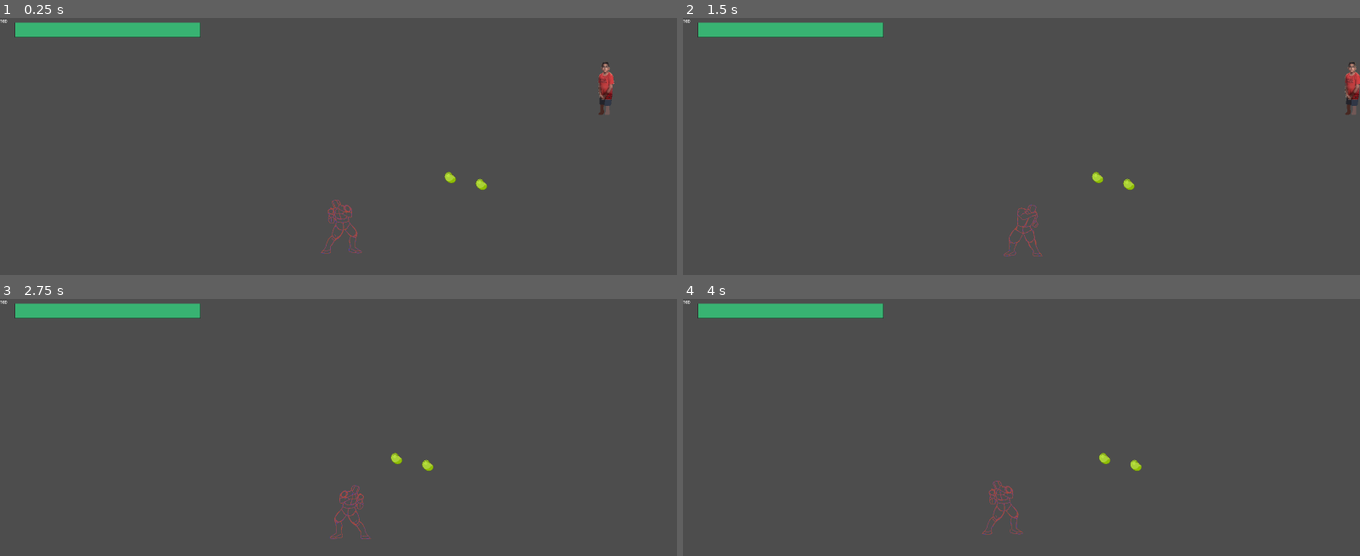
Above: before the commit, frames 1-4 (two rows, left to right).
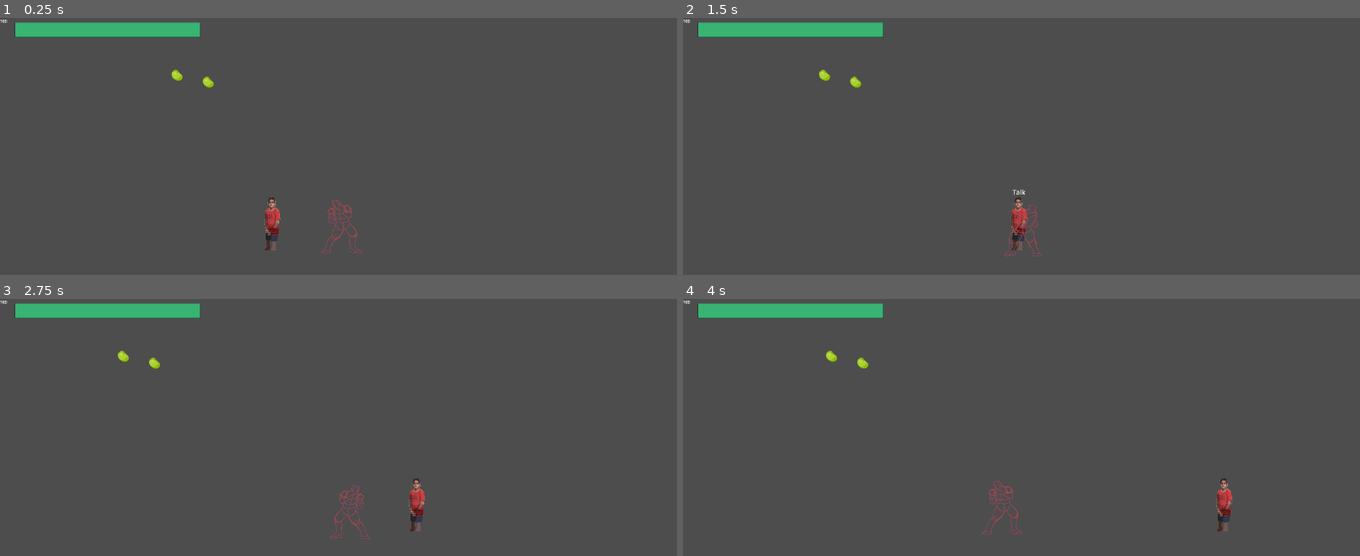
Above: after the commit, the same moments.

Repository: SanudaRanawaka/topdown
Game: Godot game, scene res://Levels/test_level.tscn
The game is run twice, just before and just after one commit, with the same random seed, the same clock (stepped at 60 frames per second) and the same inputs.
Inputs (mouse positions are in pixels of both pictures, inside the frame that each line leads up to):
- Up to frame 1 (0.25 s): no input
- Up to frame 2 (1.5 s): tap Enter (ui_accept) at 0.5, 0.77 s; move the mouse to (1170, 208) at 0.52 s; hold D (move_right) 0.53-1.25 s; hold C (interact) 0.53-1.25 s; click (1170, 208) at 0.67 s; drag from (886, 249) to (1062, 218) at 1.27 s
- Up to frame 3 (2.75 s): move the mouse to (406, 417) at 2.02 s; hold D (move_right) from 2.03 s (still down); hold C (interact) from 2.03 s (still down); click (406, 417) at 2.1 s
- Up to frame 4 (4 s): release D (move_right) at 2.75 s; release C (interact) at 2.75 s; drag from (outside the picture) to (1041, 514) at 2.77 s; move the mouse to (outside the picture) at 3.52 s; hold A (move_left) from 3.53 s (still down); hold C (interact) from 3.53 s (still down); tap Enter (ui_accept) at 3.77 s

The runs differ from the first frame. In frame 1, 0.9% of the frame differs, in the area x 25-91%, y 17-91%; in frame 2, 0.8%; in frame 3, 0.5%; in frame 4, 0.5%.

Commit message:
interact highlight works with npcs too FIX NPC MOVEMENT, position gets added so no collisions i think

Diff:
--- a/Characters/Utilities/Hurtbox.gd
+++ b/Characters/Utilities/Hurtbox.gd
@@ -1,6 +1,11 @@
 extends Area2D
 signal took_damage(amount, knockback)
+signal become_highlighted(indicator)
 
 func take_damage(amount, knockback):
 	#print(knockback)
 	emit_signal("took_damage", amount, knockback)
+
+func call_highlight(indicator):
+	emit_signal("become_highlighted", indicator)
+	print("npc highlight")
--- a/Characters/Utilities/hurtbox.tscn
+++ b/Characters/Utilities/hurtbox.tscn
@@ -1,15 +1,8 @@
-[gd_scene load_steps=3 format=3 uid="uid://bqeh5nirfa15c"]
+[gd_scene load_steps=2 format=3 uid="uid://bqeh5nirfa15c"]
 
 [ext_resource type="Script" path="res://Characters/Utilities/Hurtbox.gd" id="1_h3eyw"]
-
-[sub_resource type="RectangleShape2D" id="RectangleShape2D_io4x1"]
-size = Vector2(311, 740)
 
 [node name="Hurtbox" type="Area2D"]
 collision_layer = 4
 monitoring = false
 script = ExtResource("1_h3eyw")
-
-[node name="HurtBox" type="CollisionShape2D" parent="."]
-position = Vector2(113.5, 52)
-shape = SubResource("RectangleShape2D_io4x1")
--- a/Characters/enemy.tscn
+++ b/Characters/enemy.tscn
@@ -221,11 +221,13 @@
 [sub_resource type="RectangleShape2D" id="RectangleShape2D_432rr"]
 size = Vector2(7897, 6964)
 
+[sub_resource type="RectangleShape2D" id="RectangleShape2D_fmchw"]
+size = Vector2(394, 790)
+
 [sub_resource type="CircleShape2D" id="CircleShape2D_nbb00"]
 radius = 117.29
 
 [node name="Enemy" type="CharacterBody2D"]
-scale = Vector2(0.5, 0.5)
 collision_layer = 2
 collision_mask = 2
 script = ExtResource("1_2g0ci")
@@ -274,6 +276,10 @@
 [node name="Hurtbox" parent="." groups=["Enemy"] instance=ExtResource("4_txg47")]
 collision_layer = 32
 
+[node name="CollisionShape2D" type="CollisionShape2D" parent="Hurtbox"]
+position = Vector2(135, 59)
+shape = SubResource("RectangleShape2D_fmchw")
+
 [node name="CollisionShape2D" type="CollisionShape2D" parent="."]
 position = Vector2(105, 13)
 shape = SubResource("CircleShape2D_nbb00")
--- a/Characters/npc_gen.tscn
+++ b/Characters/npc_gen.tscn
@@ -6,25 +6,38 @@
 
 [sub_resource type="RectangleShape2D" id="RectangleShape2D_ap274"]
 
+[sub_resource type="RectangleShape2D" id="RectangleShape2D_q4u1a"]
+size = Vector2(9.83333, 28.6667)
+
 [node name="NPC_Gen" type="CharacterBody2D"]
+collision_layer = 2
+collision_mask = 2
 script = ExtResource("1_4g0bm")
 
 [node name="Sprite2D" type="Sprite2D" parent="."]
+scale = Vector2(0.1, 0.1)
 texture = ExtResource("2_gyl7q")
+
+[node name="CollisionShape2D" type="CollisionShape2D" parent="."]
+shape = SubResource("RectangleShape2D_ap274")
 
 [node name="Timer" type="Timer" parent="."]
 
 [node name="Hurtbox" parent="." instance=ExtResource("3_te3q6")]
 position = Vector2(-93, -40)
+collision_layer = 6
 
-[node name="CollisionShape2D" type="CollisionShape2D" parent="."]
-scale = Vector2(10, 10)
-shape = SubResource("RectangleShape2D_ap274")
+[node name="CollisionShape2D" type="CollisionShape2D" parent="Hurtbox"]
+position = Vector2(93.25, 49)
+scale = Vector2(3, 3)
+shape = SubResource("RectangleShape2D_q4u1a")
 
 [node name="Label" type="Label" parent="."]
-offset_left = -66.0
-offset_top = -573.0
-offset_right = 82.0
-offset_bottom = -461.0
-theme_override_font_sizes/font_size = 74
+offset_left = -10.0
+offset_top = -67.0
+offset_right = 14.0
+offset_bottom = -49.0
+theme_override_font_sizes/font_size = 12
 text = "Talk"
+
+[connection signal="become_highlighted" from="Hurtbox" to="." method="_on_hurtbox_become_highlighted"]
--- a/Characters/player.gd
+++ b/Characters/player.gd
@@ -77,6 +77,7 @@
 		use_move(0)
 	if interact_detect.interact_list != []:
 		highlight_interact()
+	print(nearest_item_test)
 
 #copy pasting probably a better way
 func attack_combo():
@@ -194,7 +195,9 @@
 	nearest_item_test.call_highlight(true)
 
 
-
 func _on_interact_detect_no_interact():
 	nearest_item_test.call_highlight(false)
 	nearest_item_test = null
+
+#func interact(interactable):
+#
--- a/Characters/player.tscn
+++ b/Characters/player.tscn
@@ -1093,6 +1093,9 @@
 [sub_resource type="RectangleShape2D" id="RectangleShape2D_ngilh"]
 size = Vector2(200, 186.001)
 
+[sub_resource type="RectangleShape2D" id="RectangleShape2D_wdvkf"]
+size = Vector2(59.2, 124)
+
 [sub_resource type="RectangleShape2D" id="RectangleShape2D_khwh8"]
 
 [node name="Player" type="CharacterBody2D" groups=["Player"]]
@@ -1160,6 +1163,11 @@
 collision_layer = 16
 collision_mask = 4
 
+[node name="CollisionShape2D" type="CollisionShape2D" parent="Hurtbox"]
+position = Vector2(68, -9.99999)
+scale = Vector2(5, 5)
+shape = SubResource("RectangleShape2D_wdvkf")
+
 [node name="InteractDetect" type="Area2D" parent="."]
 position = Vector2(-20, 0)
 scale = Vector2(0.5, 0.5)
--- a/Levels/test_level.tscn
+++ b/Levels/test_level.tscn
@@ -8,6 +8,7 @@
 [ext_resource type="PackedScene" uid="uid://biqf5rtvofb01" path="res://card.tscn" id="7_ghcf8"]
 [ext_resource type="PackedScene" uid="uid://1y62i7xh4k2l" path="res://Levels/konoha.tscn" id="8_e22cp"]
 [ext_resource type="PackedScene" uid="uid://ddhfoig5hd3sc" path="res://Items/itemdrop.tscn" id="8_ltl5e"]
+[ext_resource type="PackedScene" uid="uid://cb7hd0rjap887" path="res://Characters/npc_gen.tscn" id="9_gjt8u"]
 
 [node name="TestLevel" type="Node2D" node_paths=PackedStringArray("player", "ui")]
 script = ExtResource("1_357ew")
@@ -16,7 +17,7 @@
 
 [node name="Player" parent="." instance=ExtResource("1_xfni2")]
 z_index = 2
-position = Vector2(-966, 1373)
+position = Vector2(67, 1760)
 
 [node name="Enemy" parent="." instance=ExtResource("2_hsetq")]
 z_index = 1
@@ -26,6 +27,7 @@
 [node name="UI" parent="." instance=ExtResource("5_7l7k0")]
 
 [node name="NPC" parent="." instance=ExtResource("6_7dl6h")]
+visible = false
 z_index = 1
 position = Vector2(-33, 837)
 
@@ -42,3 +44,7 @@
 
 [node name="itemdrop2" parent="." instance=ExtResource("8_ltl5e")]
 position = Vector2(-426, 1205)
+
+[node name="NPC_Gen" parent="." instance=ExtResource("9_gjt8u")]
+position = Vector2(-262, 1737)
+scale = Vector2(2, 2)
--- a/NPC_gen.gd
+++ b/NPC_gen.gd
@@ -68,6 +68,8 @@
 	if !is_chatting:
 		timer.start()
 
-func interact_highlight():
-	print(self.name + " am Highlighted")
-	label.set_visible(true)
+func _on_hurtbox_become_highlighted(indicator):
+	if indicator:
+		print(self.name + " am Highlighted")
+		print(indicator)
+	label.set_visible(indicator)
--- /dev/null
+++ b/interact_area.tscn
@@ -0,0 +1,7 @@
+[gd_scene load_steps=2 format=3 uid="uid://cr4ejr0jtcwh4"]
+
+[ext_resource type="Script" path="res://Items/interactable_area.gd" id="1_gmj3w"]
+
+[node name="Area2D" type="Area2D"]
+collision_layer = 4
+script = ExtResource("1_gmj3w")
Not shown: 1 places in Characters/enemy.tscn that only renumber resources
Not shown: 1 places in Characters/npc_gen.tscn that only renumber resources
Not shown: 1 places in Characters/player.tscn that only renumber resources
Not shown: 1 places in Levels/test_level.tscn that only renumber resources
